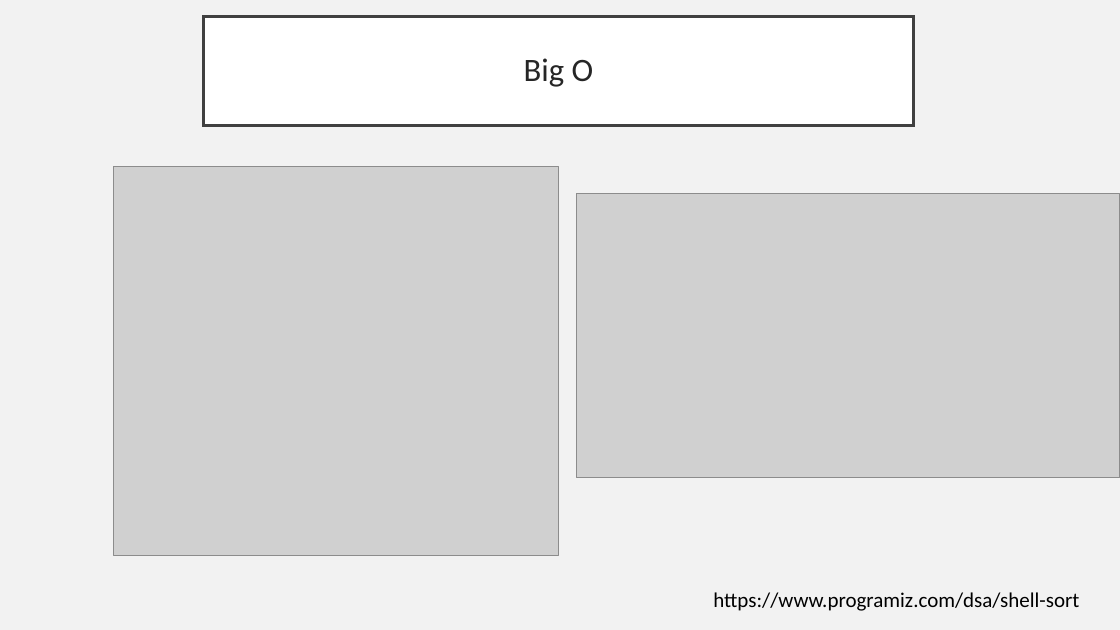
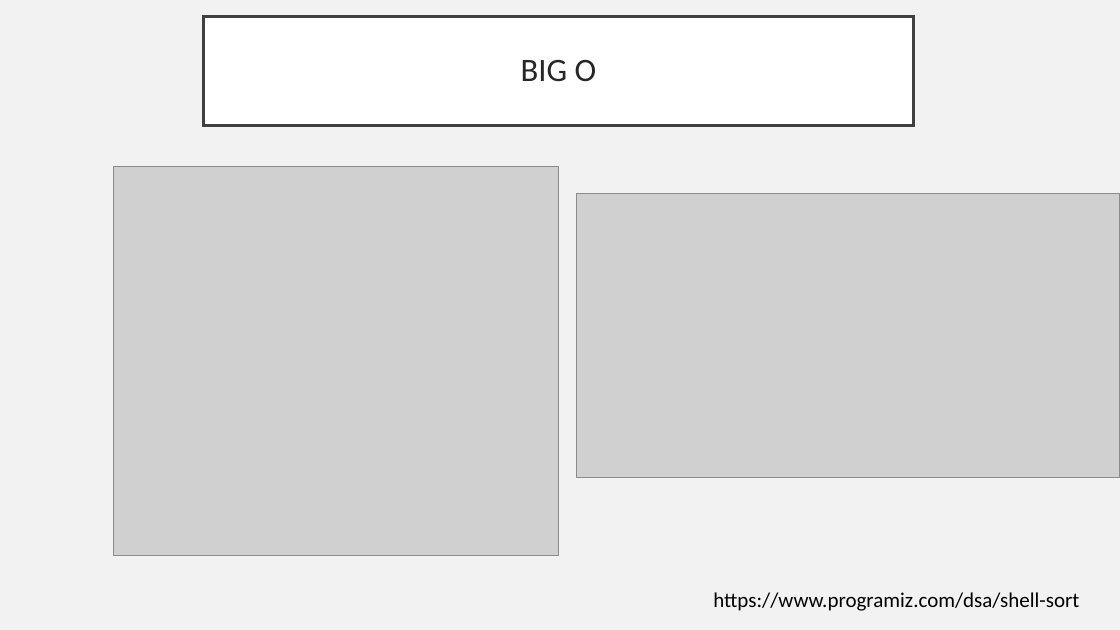
Before and after one commit to PoowadolRungtabnapa/Problem-Solving, a slide deck: slide 9 of Shell Sort.ppt. Drawn at 1120x630 pixels with LibreOffice and Linux fonts; fonts in the diff are those of the drawing; grey boxes stand for pictures. Boxes give left, top, right and bottom in pixels: in the first picture for what was removed or moved away, otherwise in the second. Text is boxed around its words. In the diff, an @@ line names an element or a change of style, - is before the commit and + after.

```diff
--- a/Shell Sort.ppt
+++ b/Shell Sort.ppt
@@ title at (521,60,597,82): text changed @@
-Big O
+BIG O
```
Also in this commit, not shown: 6 other slides changed, 1 slide added, 4 other files.
